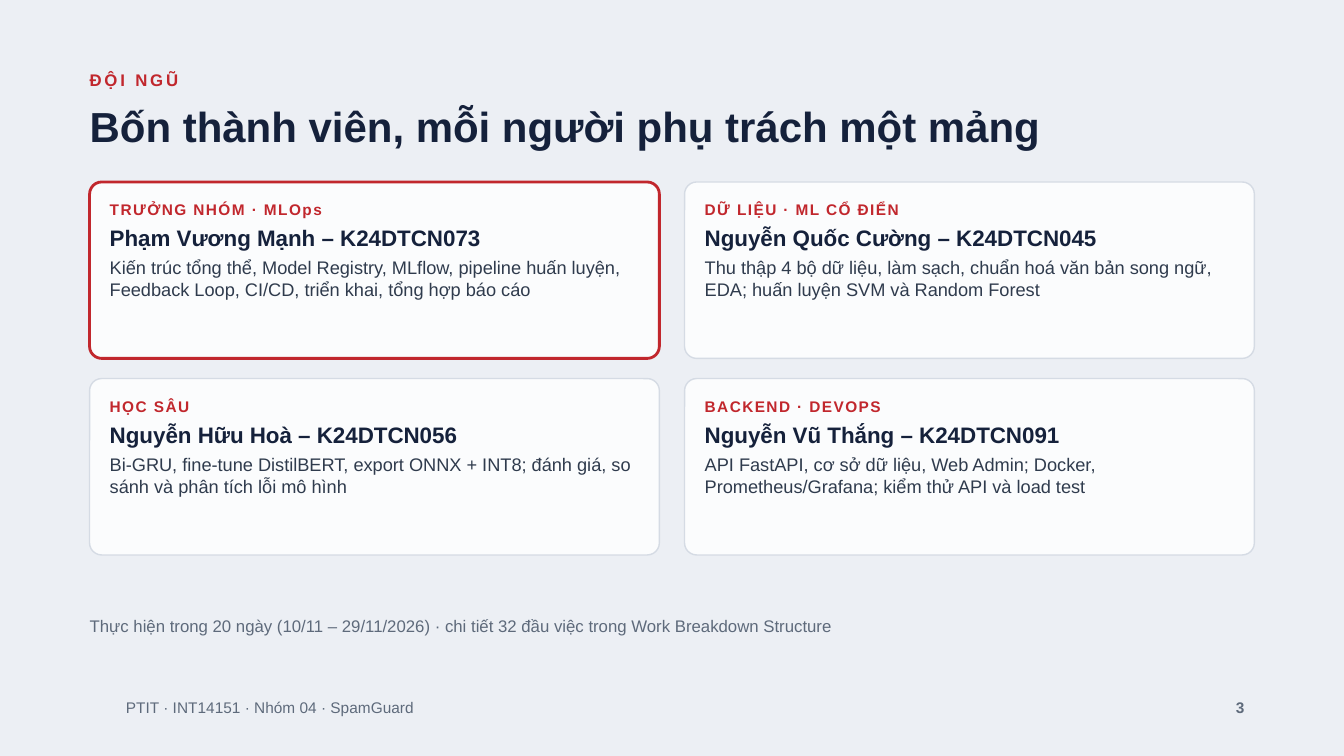
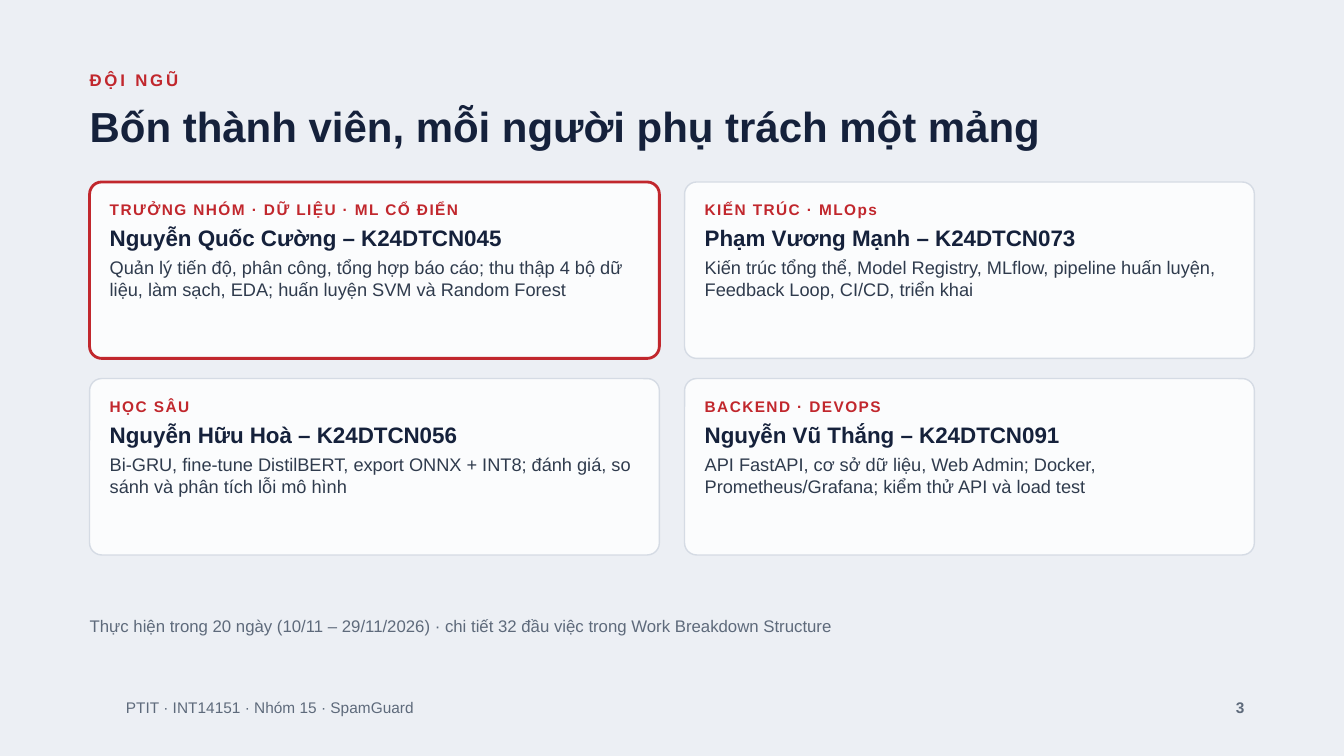
Before and after one commit to ptit-cntt/ptit-httm-spamguard-nhom15, a slide deck: slide 3 of docs/SpamGuard_Slides.pptx. Drawn at 1344x756 pixels with LibreOffice and Linux fonts; fonts in the diff are those of the drawing; background and template pictures are left out. Boxes give left, top, right and bottom in pixels: in the first picture for what was removed or moved away, otherwise in the second. Text is boxed around its words. In the diff, an @@ line names an element or a change of style, - is before the commit and + after.

```diff
--- a/docs/SpamGuard_Slides.pptx
+++ b/docs/SpamGuard_Slides.pptx
@@ text at (x1=110, y1=203, x2=622, y2=300): text changed @@
-TRƯỞNG NHÓM · MLOps
-Phạm Vương Mạnh – K24DTCN073
-Kiến trúc tổng thể, Model Registry, MLflow, pipeline huấn luyện, Feedback Loop, CI/CD, triển khai, tổng hợp báo cáo
+TRƯỞNG NHÓM · DỮ LIỆU · ML CỔ ĐIỂN
+Nguyễn Quốc Cường – K24DTCN045
+Quản lý tiến độ, phân công, tổng hợp báo cáo; thu thập 4 bộ dữ liệu, làm sạch, EDA; huấn luyện SVM và Random Forest
@@ text at (x1=705, y1=203, x2=1215, y2=300): text changed @@
-DỮ LIỆU · ML CỔ ĐIỂN
-Nguyễn Quốc Cường – K24DTCN045
-Thu thập 4 bộ dữ liệu, làm sạch, chuẩn hoá văn bản song ngữ, EDA; huấn luyện SVM và Random Forest
+KIẾN TRÚC · MLOps
+Phạm Vương Mạnh – K24DTCN073
+Kiến trúc tổng thể, Model Registry, MLflow, pipeline huấn luyện, Feedback Loop, CI/CD, triển khai
@@ text at (x1=126, y1=701, x2=413, y2=716): text changed @@
-PTIT · INT14151 · Nhóm 04 · SpamGuard
+PTIT · INT14151 · Nhóm 15 · SpamGuard
```
Also in this commit, not shown: 15 other slides changed, 6 other files.
